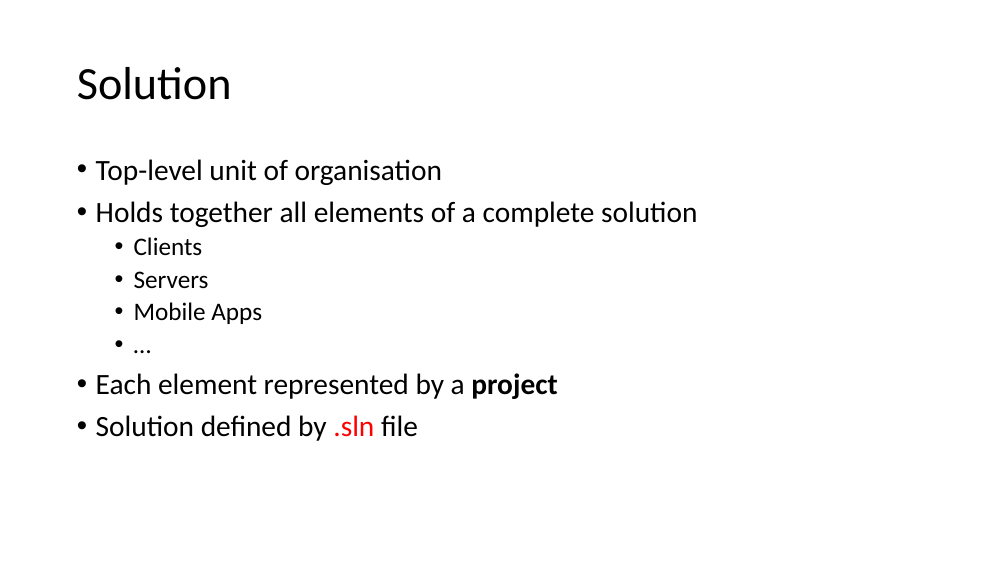
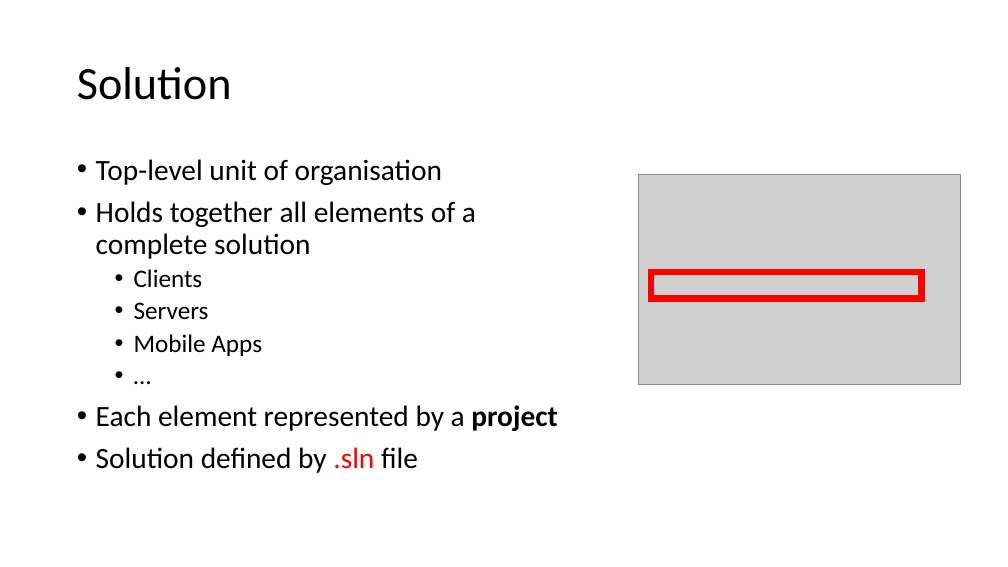
Before and after one commit to perslaursen/OOProg22, a slide deck: slide 3 of Chap/Start/Presentations/CodeOrganisation.pptx. Drawn at 1008x567 pixels with LibreOffice and Linux fonts; fonts in the diff are those of the drawing; grey boxes stand for pictures. Boxes give left, top, right and bottom in pixels: in the first picture for what was removed or moved away, otherwise in the second. Text is boxed around its words. In the diff, an @@ line names an element or a change of style, - is before the commit and + after.

```diff
--- a/Chap/Start/Presentations/CodeOrganisation.pptx
+++ b/Chap/Start/Presentations/CodeOrganisation.pptx
@@ text "Top-level unit of organisation" rewrapped from bbox=[96, 159, 697, 441] to bbox=[96, 159, 557, 473] @@
@@ picture added at bbox=[638, 174, 960, 385] @@
@@ rectangle added at bbox=[651, 272, 922, 299], outline #FF0000 6 pt @@
```
Also in this commit, not shown: 4 other slides changed, 1 slide removed, 37 other files.
